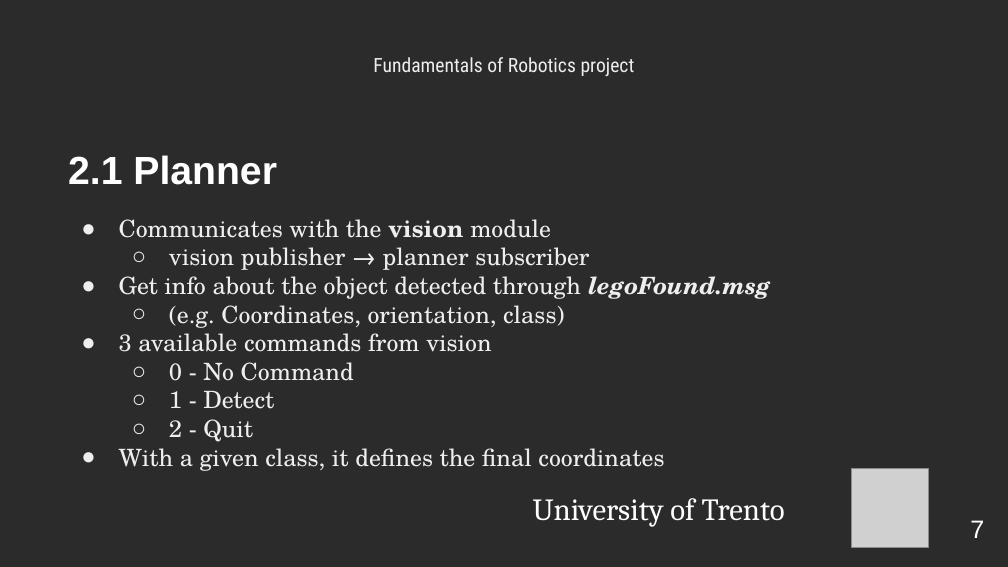
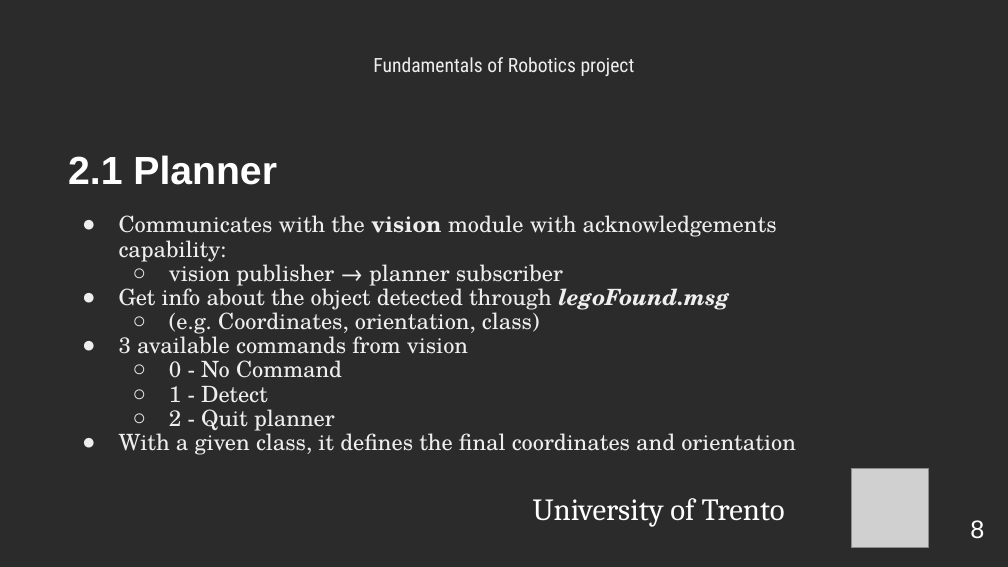
Before and after one commit to LordBions/Robotics_ICE23_UNITN, a slide deck: slide 8 of Documents/Robotics.pptx (slide 7 before the commit). Drawn at 1008x567 pixels with LibreOffice and Linux fonts; fonts in the diff are those of the drawing; grey boxes stand for pictures; background and template pictures are left out; a plain dark background stands for a picture behind light text. Boxes give left, top, right and bottom in pixels: in the first picture for what was removed or moved away, otherwise in the second. Text is boxed around its words. In the diff, an @@ line names an element or a change of style, - is before the commit and + after.

```diff
--- a/Documents/Robotics.pptx
+++ b/Documents/Robotics.pptx
@@ subtitle at box(119, 215, 777, 262): text changed; size 17 to 16 pt @@
-● Communicates with the vision module
+● Communicates with the vision module with acknowledgements capability:
@@ subtitle at box(119, 259, 729, 403): size 17 to 16 pt in "vision publisher → planner subscriber", "Get info about the object detected through ...", "(e.g. Coordinates, orientation, class)", "3 available commands from vision" and 2 more places; indent changed; line spacing 1 to 0.9 @@
@@ subtitle at box(119, 409, 796, 455): text changed; size 17 to 16 pt @@
-  ○ 2 - Quit
-● With a given class, it defines the final coordinates
+  ○ 2 - Quit planner
+● With a given class, it defines the final coordinates and orientation
@@ page number at box(970, 520, 984, 539): text changed @@
-7
+8
```
Also in this commit, not shown: 15 other slides changed, 4 slides added, 6 other files.
